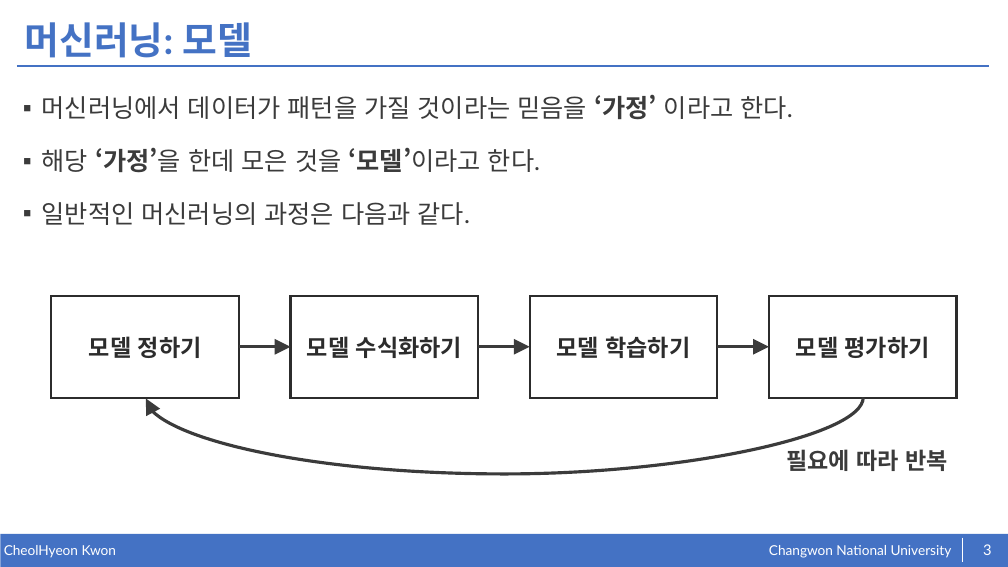
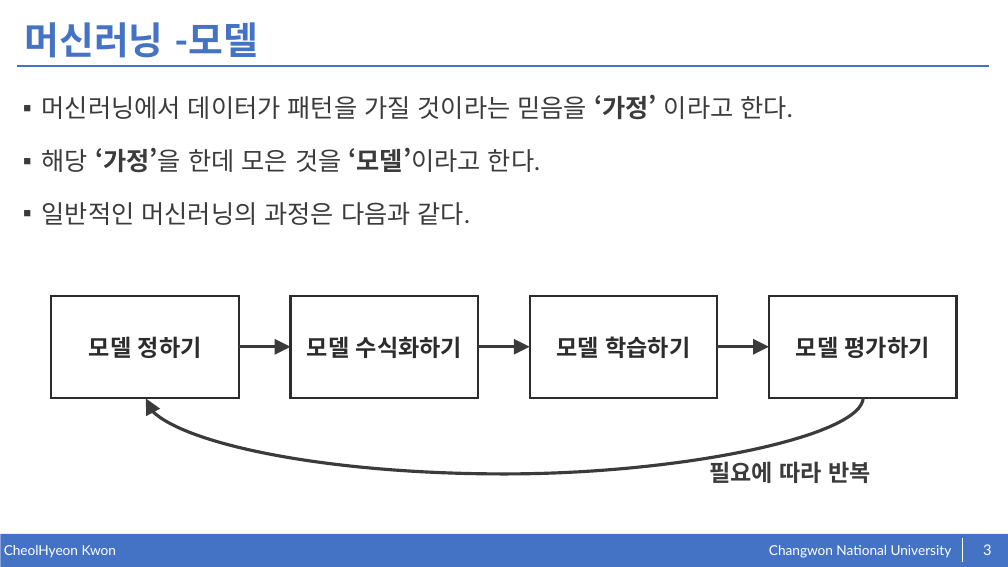
Before and after one commit to kkcchh9999/Studied_in_NOSLab, a slide deck: slide 3 of presentation/Machine_Learning.pptx. Drawn at 1008x567 pixels with LibreOffice and Linux fonts; fonts in the diff are those of the drawing. Boxes give left, top, right and bottom in pixels: in the first picture for what was removed or moved away, otherwise in the second. Text is boxed around its words. In the diff, an @@ line names an element or a change of style, - is before the commit and + after.

```diff
--- a/presentation/Machine_Learning.pptx
+++ b/presentation/Machine_Learning.pptx
@@ title at (25,22,258,58): text changed @@
-머신러닝: 모델
+머신러닝 -모델
@@ text "필요에 따라 반복": place and size @@
-text "필요에 따라 반복" at (786,449,947,471)
+text "필요에 따라 반복" at (709,458,870,483)
```
Also in this commit, not shown: 6 other slides changed.
